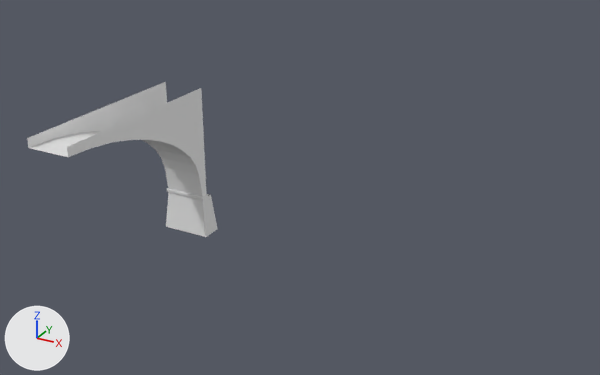
The Blender file Art/Modelle/Levelbaukasten/Levelarchitektur/Laufebenen/plateaus_bridge_1.blend, before and after one commit.
Before and after are seen from a 50 mm lens placed at (22.4, -29.6, 16.3), pointed at (7.0, -1.6, 2.3). The axes (+X, +Y, +Z) are drawn at lower left. The lights are the same throughout.
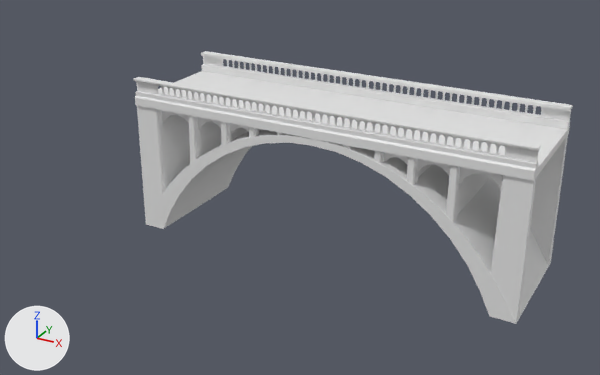
The change, as a diff of the scene's bpy script:
```diff
--- a/Art/Modelle/Levelbaukasten/Levelarchitektur/Laufebenen/plateaus_bridge_1.blend.py
+++ b/Art/Modelle/Levelbaukasten/Levelarchitektur/Laufebenen/plateaus_bridge_1.blend.py
@@ me_cylinder @@
 # used by ob_cylinder; location = (0.0, 0.0, 0.0); rotation_euler = (-1.571, 0.0, -1.571), in degrees (-90, 0, -90); scale = (9.18, 4.37, 2.5)
-me_cylinder.from_pydata(...)  # 32 vertices, 40 faces; spans x 0.0..0.937, y -1.214..0.0, z -0.4..0.4
+me_cylinder.from_pydata(...)  # 32 vertices, 32 faces; spans x 6.877..8.877, y -4.504..0.061, z -5.432..-0.504
+# me_cylinder part 1: the whole mesh is rebuilt
+# me_cylinder part 2
+# 13 vertices are added at x 6.877..8.877, y -4.504..-0.239, z -5.432
+# 13 new vertices lie (0.0, 0.0, 4.928) away from vertices in x 6.877..8.877, y -4.504..-0.239, z -5.432
+# 6 new vertices lie (0.0, 0.3, 0.0) away from vertices in x 6.893..8.861, y -0.239, z -5.432..-0.504
+# 32 new faces join them
+# me_cylinder part 3: the surface is now shaded smooth
@@ ob_cube_002 @@
-ob_cube_002 = bpy.data.objects.new('Cube.002', me_cube_004)
@@ ob_cube_001 @@
-ob_cube_001 = bpy.data.objects.new('Cube.001', me_cube_003)
@@ ob_cylinder @@
 ob_cylinder = bpy.data.objects.new('Cylinder', me_cylinder)
-ob_cylinder.location = (0.0, 0.0, 0.0)
-ob_cylinder.rotation_euler = (-1.571, 0.0, -1.571)  # degrees (-90, 0, -90)
-ob_cylinder.scale = (9.18, 4.37, 2.5)
+ob_cylinder.location = (7.1, -1.0, 4.2)
+ob_cylinder.rotation_euler = (1.571, 0.0, 0.0)  # degrees (90, 0, 0)
+ob_cylinder.scale = (0.915, 1.01, 1.01)
+_m = ob_cylinder.modifiers.new('EdgeSplit', 'EDGE_SPLIT')
+_m.split_angle = 1.414
+_m = ob_cylinder.modifiers.new('Mirror', 'MIRROR')
@@ ob_plane @@
+ob_plane = bpy.data.objects.new('Plane', me_plane)  # 76 vertices, 110 faces; spans x -9.3..9.3, y 0.1..5.9, z -6.2..0.0; modifiers EDGE_SPLIT
+ob_plane.location = (7.1, -1.0, 4.2)
@@ ob_cube_004 @@
+ob_cube_004 = bpy.data.objects.new('Cube.004', me_cube_010)  # 116 vertices, 58 faces; spans x 1.72..11.15, y 0.18..7.05, z -6.16..0.07; modifiers MIRROR
+ob_cube_004.location = (7.1, -1.0, 4.2)
+ob_cube_004.scale = (0.83, 0.83, 1.0)
@@ ob_cylinder_001 @@
+ob_cylinder_001 = bpy.data.objects.new('Cylinder.001', me_cylinder_001)  # 32 vertices, 32 faces; spans x 5.48..7.48, y -2.69..0.05, z -5.43..-0.5; modifiers EDGE_SPLIT, MIRROR
+ob_cylinder_001.location = (7.1, -1.0, 4.2)
+ob_cylinder_001.rotation_euler = (1.571, 0.0, 0.0)  # degrees (90, 0, 0)
+ob_cylinder_001.scale = (0.816, 1.01, 1.01)
@@ ob_cylinder_002 @@
+ob_cylinder_002 = bpy.data.objects.new('Cylinder.002', me_cylinder_002)  # 26 vertices, 28 faces; spans x 4.08..6.06, y -1.24..0.04, z -5.43..-0.5; modifiers EDGE_SPLIT, MIRROR
+ob_cylinder_002.location = (7.1, -1.0, 4.2)
+ob_cylinder_002.rotation_euler = (1.571, 0.0, 0.0)  # degrees (90, 0, 0)
+ob_cylinder_002.scale = (0.729, 1.01, 1.01)
@@ ob_cube_005 @@
+ob_cube_005 = bpy.data.objects.new('Cube.005', me_cube_022)  # 32 vertices, 38 faces; spans x -9.3..9.3, y 0.1..5.9, z 0.0..0.7
+ob_cube_005.location = (7.1, -1.0, 4.2)
@@ ob_cube_006 @@
+ob_cube_006 = bpy.data.objects.new('Cube.006', me_cube_000)  # 2328 vertices, 3762 faces; spans x -9.3..9.3, y 0.3..5.7, z -1.2..-0.7
+ob_cube_006.location = (7.1, -1.0, 4.2)
+ob_cube_006.rotation_euler = (3.142, 0.0, 3.142)  # degrees (180, 0, 180)
@@ ob_cube_000 @@
+ob_cube_000 = bpy.data.objects.new('Cube.000', me_cube_004_1)  # 20 vertices, 22 faces; spans x -9.3..9.2, y 0.1..5.9, z -1.3..-1.1
+ob_cube_000.location = (7.05, -1.0, 4.2)
+ob_cube_000.rotation_euler = (3.142, 0.0, 3.142)  # degrees (180, 0, 180)
```

Pixel boxes (x1, y1, x2, y2) of what changed, in the pictures (600 x 375 px):
'Cube.005', added: after (135, 64, 570, 181)
'Plane', added: after (146, 129, 549, 324)
'Cube.004', added: after (137, 106, 568, 323)
'Cylinder', reshaped, moved, turned, rescaled, modifiers changed: before (27, 82, 207, 197); after (162, 110, 503, 215)
'Cube.000', added: after (134, 51, 573, 152)
'Cube.006', added: after (136, 56, 571, 163)
'Cube.002', deleted: before (166, 192, 218, 237)
'Cylinder.001', added: after (198, 117, 450, 178)
'Cylinder.002', added: after (230, 123, 408, 165)
'Cube.001', deleted: before (167, 188, 208, 200)
part 1 of me_cylinder, deleted: before (27, 82, 207, 197)
part 2 of me_cylinder, added: after (162, 110, 503, 215)
